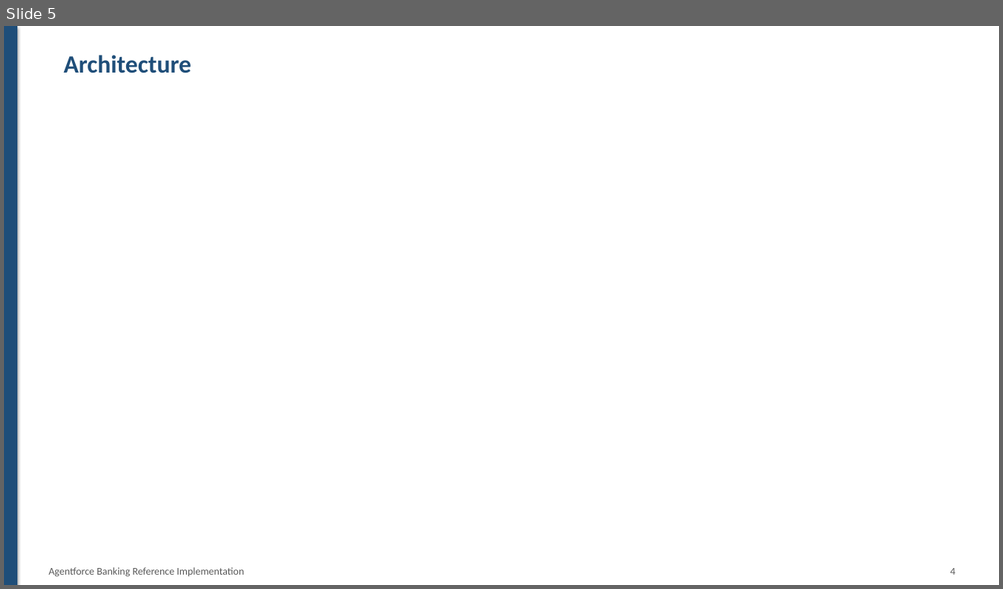
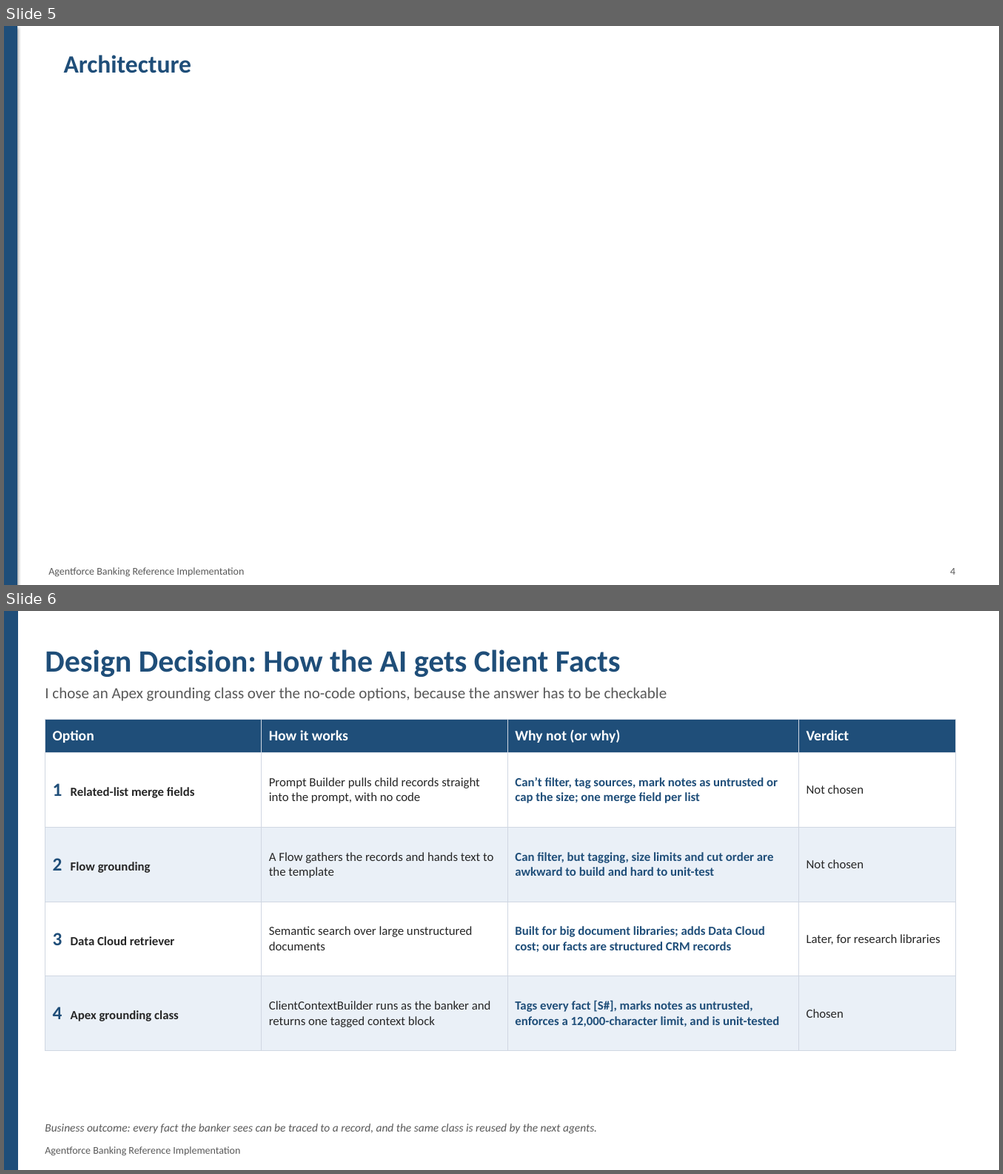
Before and after one commit to monibrahman/agentforce-banking-reference, a slide deck: docs/Panel_Overview.pptx. Shown one above the other, each under a label of ours: slide 5 before the commit, slides 5 and 6 after it. The pictures are 1003x589 and 1003x1174 pixels, drawn with LibreOffice and Linux fonts; fonts in the diff are those of the drawing; background and template pictures are left out. Boxes give left, top, right and bottom in pixels: in the first picture for what was removed or moved away, otherwise in the second. Text is boxed around its words. In the diff, an @@ line names an element or a change of style, - is before the commit and + after.

```diff
--- a/docs/Panel_Overview.pptx
+++ b/docs/Panel_Overview.pptx
@@ slide 6 added at (4,611,999,1170), background #FFFFFF @@
@@ rectangle added at (4,611,17,1170), fill #1F4E79, outline #1F4E79 1 pt @@
@@ text added at (45,649,620,677), 30 pt, text #1F4E79, bold @@
+Design Decision: How the AI gets Client Facts
@@ text added at (45,687,667,701), 15 pt, text #595959 @@
+I chose an Apex grounding class over the no-code options, because the answer has to be checkable
@@ table added at (45,719,956,1051), 5 rows, 4 columns @@
+Option | How it works | Why not (or why) | Verdict
+1 Related-list merge fields | Prompt Builder pulls child records straight into the prompt, with no code | Can’t filter, tag sources, mark notes as untrusted or cap the size; one merge field per list | Not chosen
+2 Flow grounding | A Flow gathers the records and hands text to the template | Can filter, but tagging, size limits and cut order are awkward to build and hard to unit-test | Not chosen
+3 Data Cloud retriever | Semantic search over large unstructured documents | Built for big document libraries; adds Data Cloud cost; our facts are structured CRM records | Later, for research libraries
+4 Apex grounding class | ClientContextBuilder runs as the banker and returns one tagged context block | Tags every fact [S#], marks notes as untrusted, enforces a 12,000-character limit, and is unit-tested | Chosen
@@ text added at (45,1124,597,1134), 11 pt, text #595959, italic @@
+Business outcome: every fact the banker sees can be traced to a record, and the same class is reused by the next agents.
@@ text added at (45,1147,240,1156), 10 pt, text #595959 @@
+Agentforce Banking Reference Implementation
```
Also in this commit, not shown: 2 slides changed, 2 other slides added, 1 slide removed.
